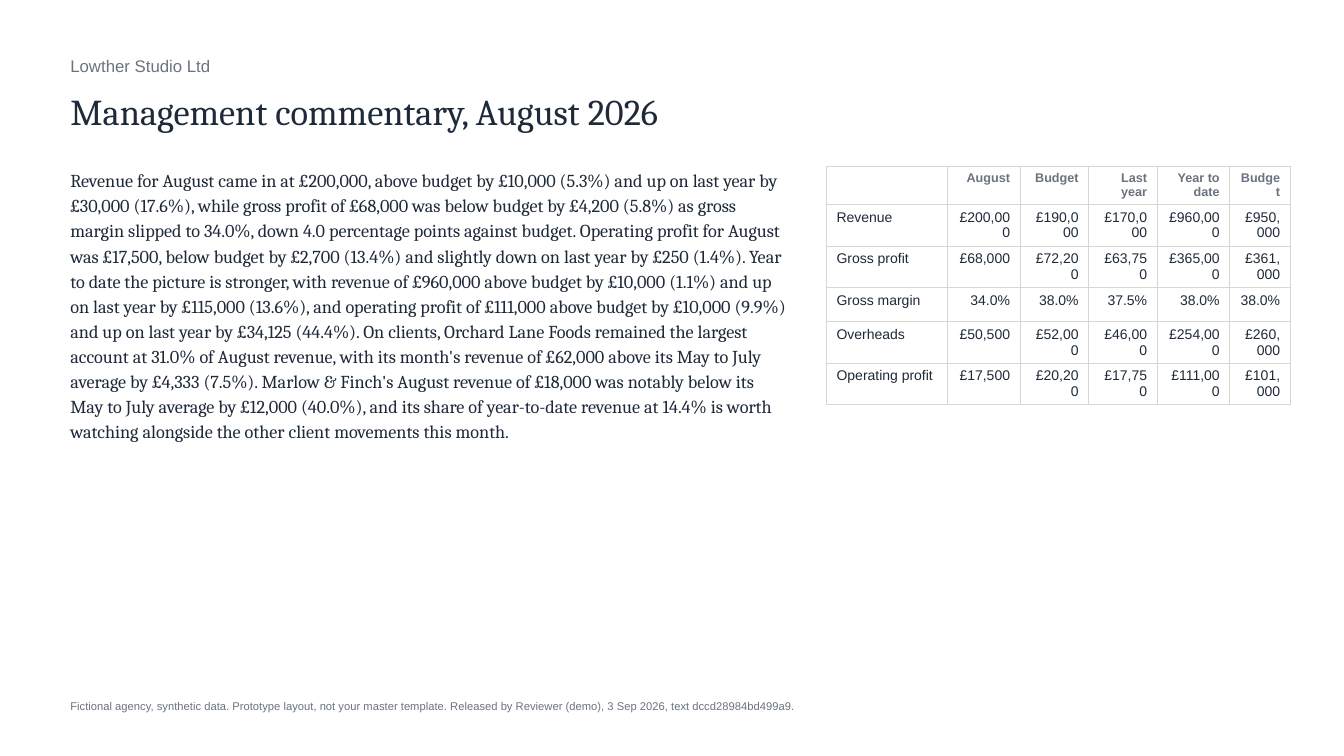
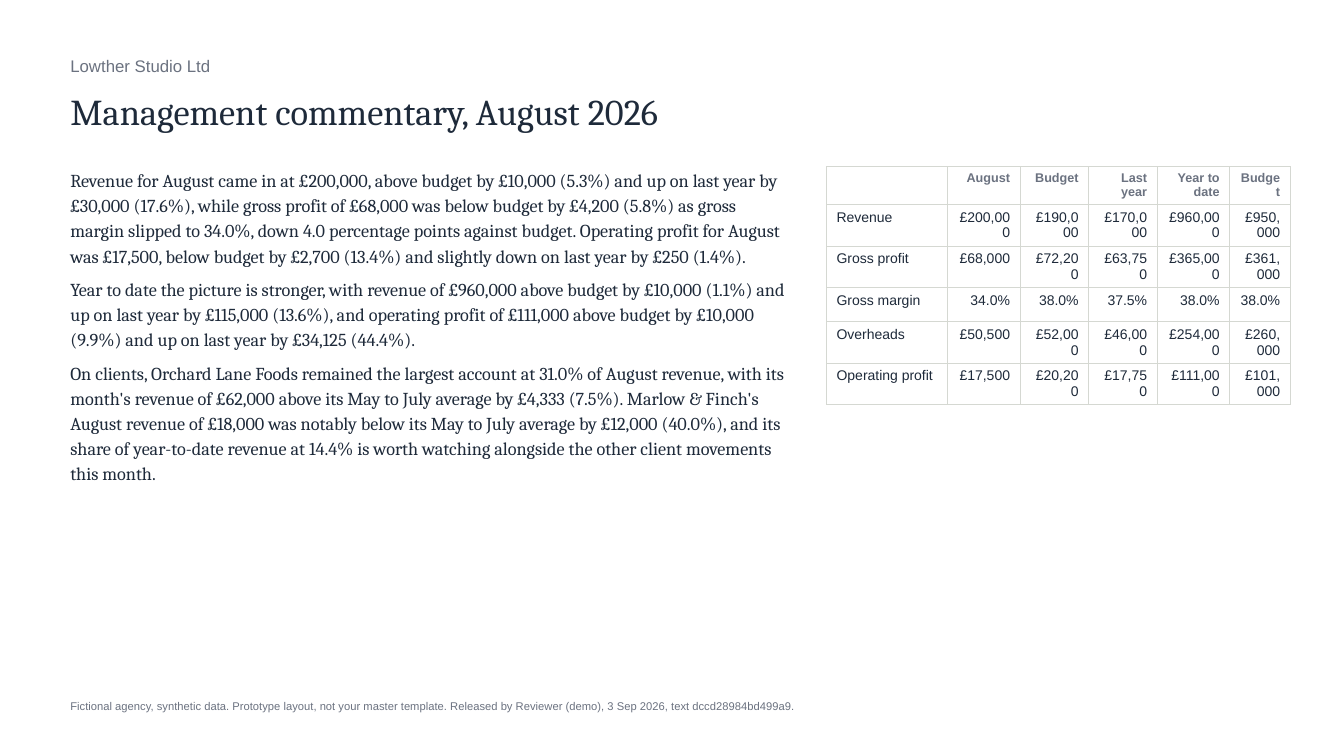
Before and after one commit to fred1433/agency-pack-check, a slide deck: slide 1 of exports/lowther-august-2026-commentary.pptx. Drawn at 1344x756 pixels with LibreOffice and Linux fonts; fonts in the diff are those of the drawing. Boxes give left, top, right and bottom in pixels: in the first picture for what was removed or moved away, otherwise in the second. Text is boxed around its words. In the diff, an @@ line names an element or a change of style, - is before the commit and + after.

Commit message:
Layout: question beside the title at 1440, compact question above the commentary on mobile, commentary in three paragraphs

```diff
--- a/exports/lowther-august-2026-commentary.pptx
+++ b/exports/lowther-august-2026-commentary.pptx
@@ text at bbox=[70, 174, 784, 480]: text changed @@
-Revenue for August came in at £200,000, above budget by £10,000 (5.3%) and up on last year by £30,000 (17.6%), while gross profit of £68,000 was below budget by £4,200 (5.8%) as gross margin slipped to 34.0%, down 4.0 percentage points against budget. Operating profit for August was £17,500, below budget by £2,700 (13.4%) and slightly down on last year by £250 (1.4%). Year to date the picture is stronger, with revenue of £960,000 above budget by £10,000 (1.1%) and up on last year by £115,000 (13.6%), and operating profit of £111,000 above budget by £10,000 (9.9%) and up on last year by £34,125 (44.4%). On clients, Orchard Lane Foods remained the largest account at 31.0% of August revenue, with its month's revenue of £62,000 above its May to July average by £4,333 (7.5%). Marlow & Finch's August revenue of £18,000 was notably below its May to July average by £12,000 (40.0%), and its share of year-to-date revenue at 14.4% is worth watching alongside the other client movements this month.
+Revenue for August came in at £200,000, above budget by £10,000 (5.3%) and up on last year by £30,000 (17.6%), while gross profit of £68,000 was below budget by £4,200 (5.8%) as gross margin slipped to 34.0%, down 4.0 percentage points against budget. Operating profit for August was £17,500, below budget by £2,700 (13.4%) and slightly down on last year by £250 (1.4%).
+Year to date the picture is stronger, with revenue of £960,000 above budget by £10,000 (1.1%) and up on last year by £115,000 (13.6%), and operating profit of £111,000 above budget by £10,000 (9.9%) and up on last year by £34,125 (44.4%).
+On clients, Orchard Lane Foods remained the largest account at 31.0% of August revenue, with its month's revenue of £62,000 above its May to July average by £4,333 (7.5%). Marlow & Finch's August revenue of £18,000 was notably below its May to July average by £12,000 (40.0%), and its share of year-to-date revenue at 14.4% is worth watching alongside the other client movements this month.
```
Also in this commit, not shown: 4 other files.
